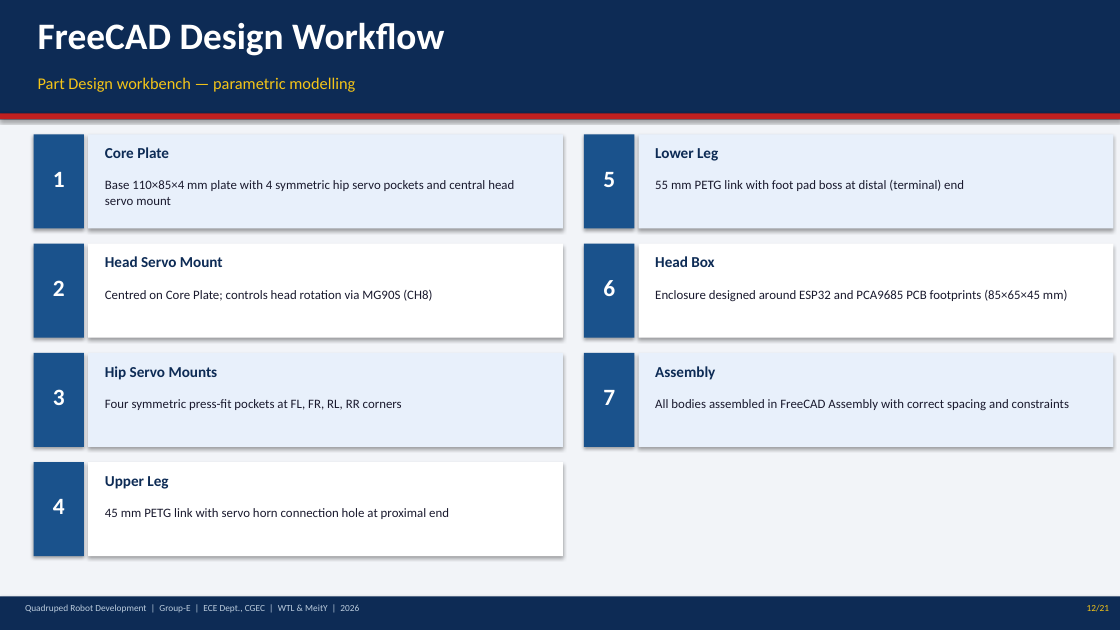
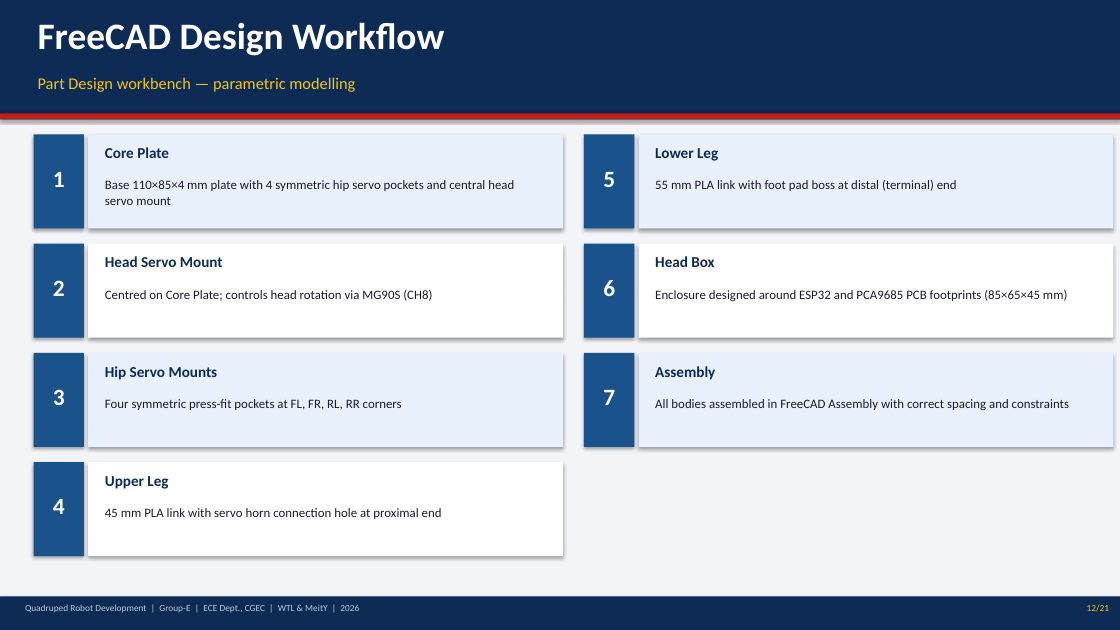
Before and after one commit to Biraj2004/3D-QuadrupedBot-Report, a slide deck: slide 12 of Quadruped_Robot_Presentation.pptx. Drawn at 1120x630 pixels with LibreOffice and Linux fonts; fonts in the diff are those of the drawing. Boxes give left, top, right and bottom in pixels: in the first picture for what was removed or moved away, otherwise in the second. Text is boxed around its words. In the diff, an @@ line names an element or a change of style, - is before the commit and + after.

```diff
--- a/Quadruped_Robot_Presentation.pptx
+++ b/Quadruped_Robot_Presentation.pptx
@@ text at <box>655,180,957,191</box>: text changed @@
-55 mm PETG link with foot pad boss at distal (terminal) end
+55 mm PLA link with foot pad boss at distal (terminal) end
@@ text at <box>105,508,442,519</box>: text changed @@
-45 mm PETG link with servo horn connection hole at proximal end
+45 mm PLA link with servo horn connection hole at proximal end
```
Also in this commit, not shown: 4 other slides changed.
